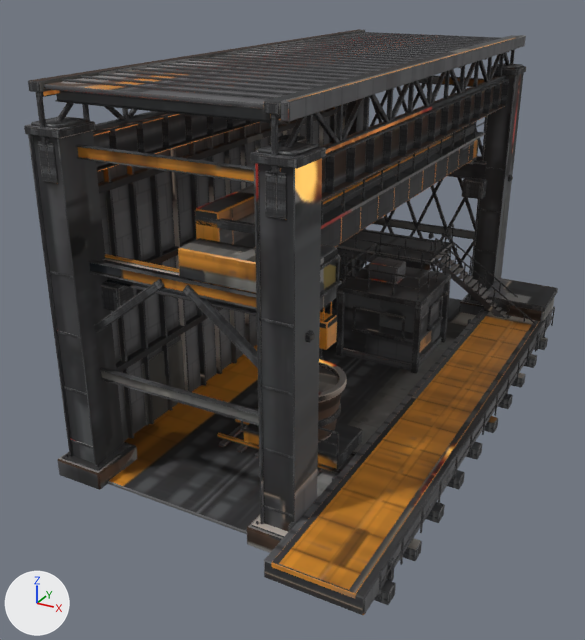
Before and after pictures for a commit that changed the glTF model Scene3D/assets/parts-colony/pourBay.glb.
Camera for both pictures: a 50 mm lens placed at (18.1, -33.0, 19.1), pointed at (1.9, -3.6, 4.4). Lighting does not change. The marker at lower left points along +X, +Y and +Z. The picture after the commit comes second. Vertices at exactly the same position are counted once.

In view in the first picture: 'pourBay'.
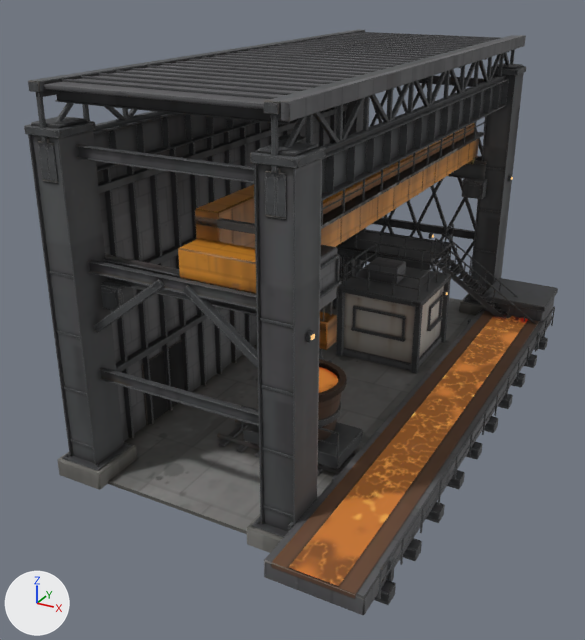
Where the change shows, as pixel boxes [x1, y1, x2, y2] in the pictures (585 x 640 px; the box of a moved part takes in the faces that stretch with it):
part 1 of me_pourbay, moved or reshaped
    before: [279, 312, 535, 590]
    after: [288, 315, 528, 586]
part 2 of me_pourbay, surface changed
    both: [24, 29, 558, 615]

The change, as a list of edits to the scene's bpy script:
```text
Change me_pourbay:
    used by ob_pourbay; location = (0.0, 0.0, 0.0)
    remove me_pourbay.from_pydata(...)  # 9481 vertices, 13258 faces; spans x -3.7..11.1, y -15.0..13.2, z -0.1..15.7
    add me_pourbay.from_pydata(...)  # 9473 vertices, 13250 faces; spans x -3.7..11.1, y -15.0..13.2, z -0.1..15.7
    me_pourbay part 1: the loose piece of 8 vertices spanning x 7.6..10.1, y -14.9..8.9, z 1.4 is scaled about its middle by (0.72, 1, 1)
    me_pourbay part 2: 12140 kept faces spanning x -3.7..11.1, y -15.0..13.2, z -0.1..15.7 get new texture (UV) coordinates
    other edits to the shape of me_pourbay do not show in these pictures
```
